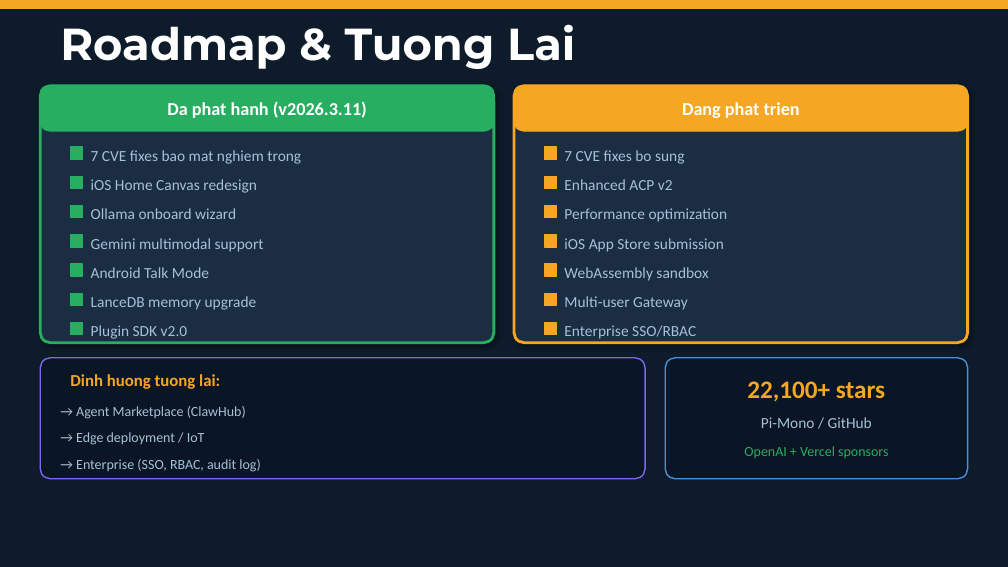
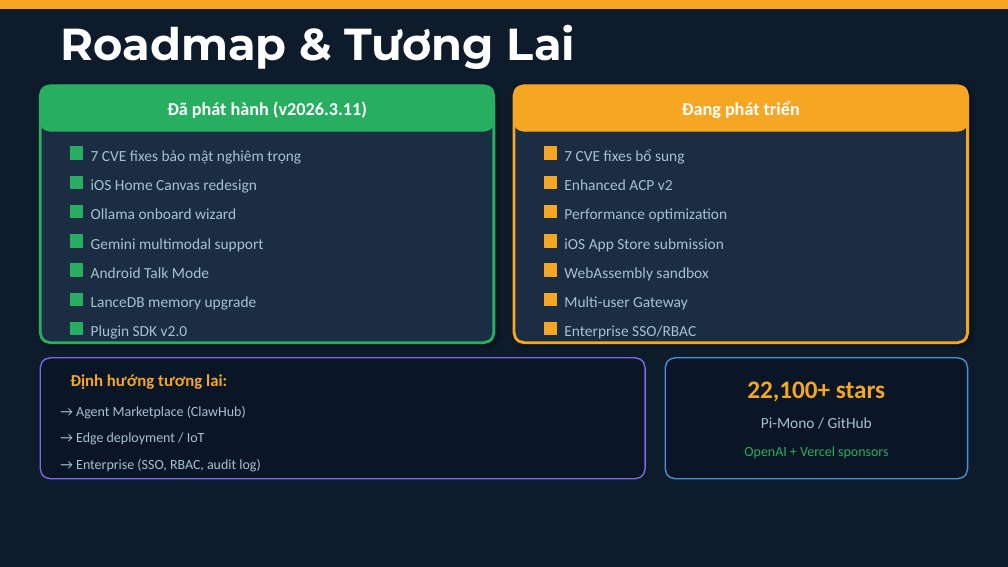
Before and after one commit to dvduongth/research_doc, a slide deck: slide 18 of open_claw/presentation/OpenClaw_Presentation.pptx. Drawn at 1008x567 pixels with LibreOffice and Linux fonts; fonts in the diff are those of the drawing. Boxes give left, top, right and bottom in pixels: in the first picture for what was removed or moved away, otherwise in the second. Text is boxed around its words. In the diff, an @@ line names an element or a change of style, - is before the commit and + after.

```diff
--- a/open_claw/presentation/OpenClaw_Presentation.pptx
+++ b/open_claw/presentation/OpenClaw_Presentation.pptx
@@ text at box(60, 24, 575, 69): text changed @@
-Roadmap & Tuong Lai
+Roadmap & Tương Lai
@@ text at box(167, 101, 367, 118): text changed @@
-Da phat hanh (v2026.3.11)
+Đã phát hành (v2026.3.11)
@@ text at box(682, 100, 800, 118): text changed @@
-Dang phat trien
+Đang phát triển
@@ text at box(564, 149, 684, 164): text changed @@
-7 CVE fixes bo sung
+7 CVE fixes bổ sung
@@ text at box(91, 150, 301, 164): text changed @@
-7 CVE fixes bao mat nghiem trong
+7 CVE fixes bảo mật nghiêm trọng
@@ text at box(70, 374, 227, 389): text changed @@
-Dinh huong tuong lai:
+Định hướng tương lai:
```
Also in this commit, not shown: 10 other slides changed, 14 other files.
